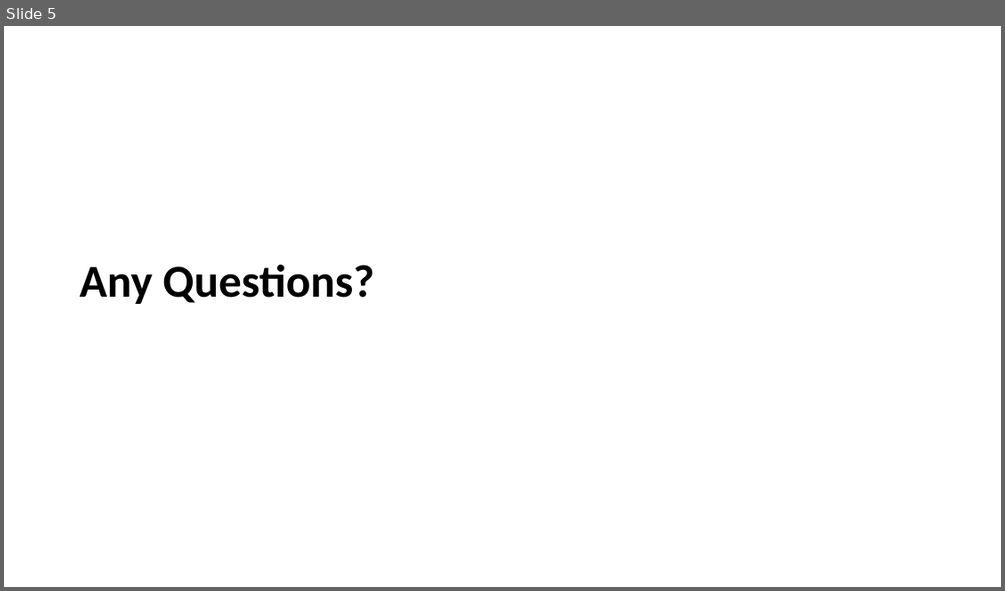
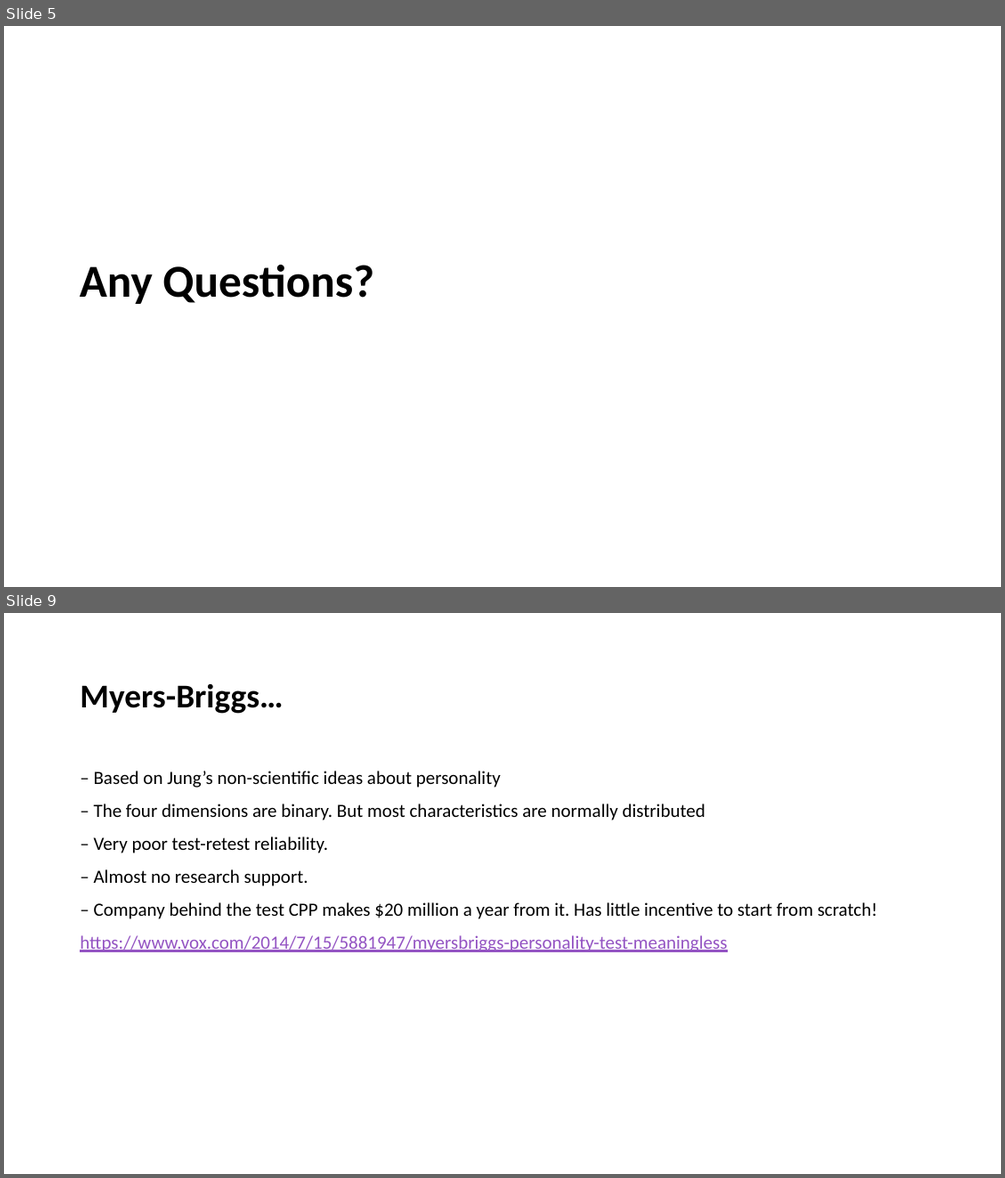
Before and after one commit to LittleMonkeyLab/PS52007Dslides, a slide deck: _site/lectures/Lecture07/Lecture07.pptx. Shown one above the other, each under a label of ours: slide 5 before the commit, slides 5 and 9 after it; the slides between them are not shown. The pictures are 1005x591 and 1005x1178 pixels, drawn with LibreOffice and Linux fonts; fonts in the diff are those of the drawing; background and template pictures are left out. Boxes give left, top, right and bottom in pixels: in the first picture for what was removed or moved away, otherwise in the second. Text is boxed around its words. In the diff, an @@ line names an element or a change of style, - is before the commit and + after.

```diff
--- a/_site/lectures/Lecture07/Lecture07.pptx
+++ b/_site/lectures/Lecture07/Lecture07.pptx
@@ slide 9 added at <box>4,613,1001,1174</box>, background #FFFFFF @@
@@ title added at <box>80,684,283,714</box>, 32 pt, text #000000, bold @@
+Myers-Briggs…
@@ text added at <box>80,771,877,952</box>, 18 pt, text #000000 @@
+– Based on Jung’s non-scientific ideas about personality
+– The four dimensions are binary. But most characteristics are normally distributed
+– Very poor test-retest reliability.
+– Almost no research support.
+– Company behind the test CPP makes $20 million a year from it. Has little incentive to start from scratch!
+https://www.vox.com/2014/7/15/5881947/myersbriggs-personality-test-meaningless
```
Also in this commit, not shown: 3 slides changed, 25 other slides added, 2 slides removed, 34 other files.
